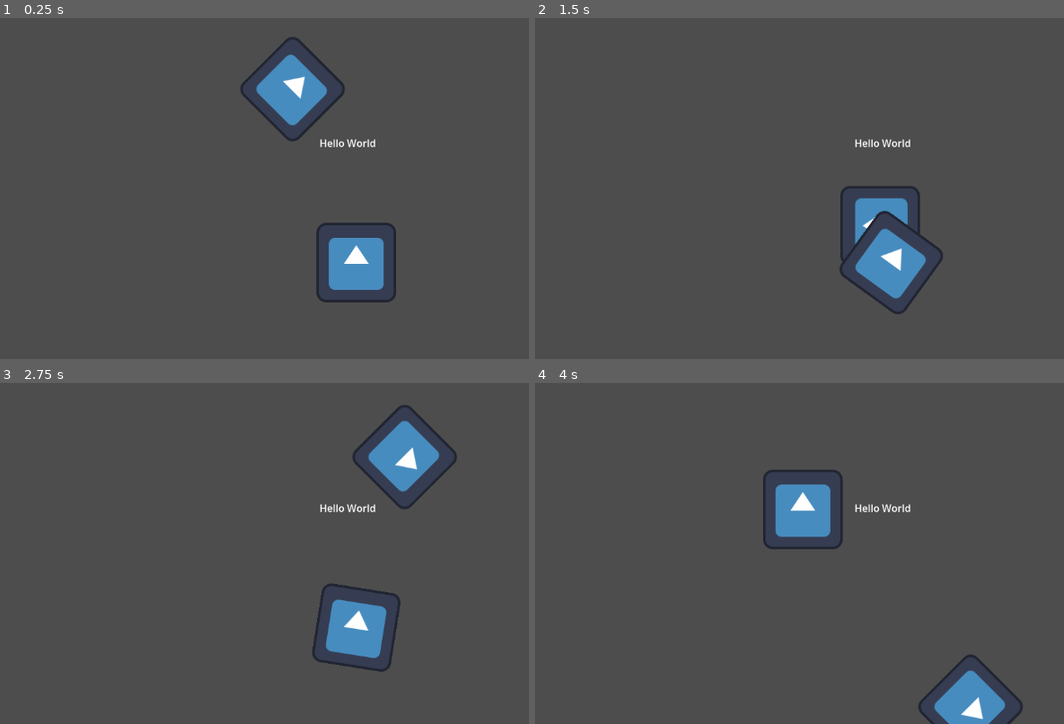
Above: before the commit, frames 1-4 (two rows, left to right).
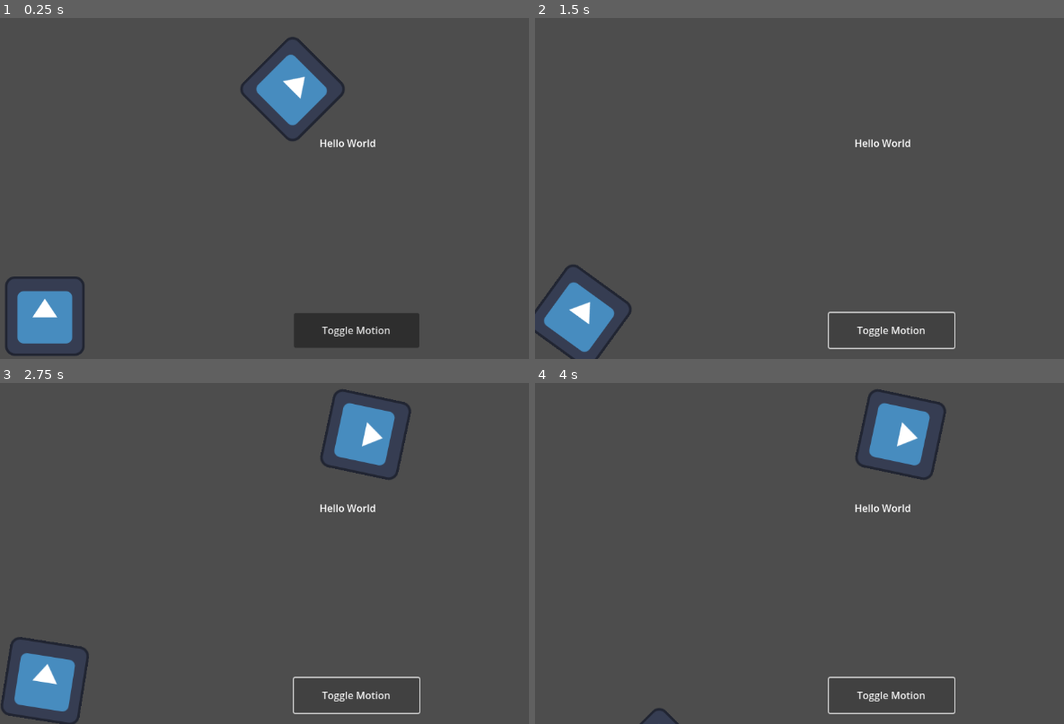
Above: after the commit, the same moments.

Repository: updatefrontal/learn
Game: Godot game, scene res://main.tscn
Same seed, same stepped clock (60 frames per second), same inputs: the game is played once before the commit and once after it. This scene is started directly instead of the project's main scene. The engine's default icon, where the game draws it, is replaced by a stand-in: a white triangle on a blue panel in a dark square.
Inputs (mouse positions are in pixels of both pictures, inside the frame that each line leads up to):
- Up to frame 1 (0.25 s): no input
- Up to frame 2 (1.5 s): click (889, 331) at 0.5 s, where only the run after the commit has a clickable "Toggle Motion"; hold Right (ui_right) from 1.28 s (still down)
- Up to frame 3 (2.75 s): release Right (ui_right) at 2.03 s; hold Left (ui_left) from 2.03 s (still down)
- Up to frame 4 (4 s): release Left (ui_left) at 2.78 s; hold Right (ui_right) 2.78-3.53 s; hold Up (ui_up) from 3.53 s (still down)

The runs differ from the first frame. In frame 1, 6.4% of the frame differs, in the area x 1-80%, y 60-100%; in frame 2, 5.5%; in frame 3, 8.1%, in the area x 0-87%, y 1-100%; in frame 4, 6.3%.

Commit message:
Finish Step-By-Step

Diff:
--- a/godot/godot-docs-project/main.tscn
+++ b/godot/godot-docs-project/main.tscn
@@ -14,7 +14,19 @@
 texture = ExtResource("2_h2yge")
 script = ExtResource("3_1bvp3")
 
+[node name="Sprite2DTimer" type="Timer" parent="Sprite2D"]
+autostart = true
+
 [node name="Sprite2D2" type="Sprite2D" parent="."]
-position = Vector2(572, 493)
+position = Vector2(72, 579)
 texture = ExtResource("2_h2yge")
 script = ExtResource("4_1bvp3")
+
+[node name="Button" type="Button" parent="."]
+offset_left = 472.0
+offset_top = 574.0
+offset_right = 673.0
+offset_bottom = 630.0
+text = "Toggle Motion"
+
+[connection signal="pressed" from="Button" to="Sprite2D" method="_on_button_pressed"]
--- a/godot/godot-docs-project/sprite_2d.gd
+++ b/godot/godot-docs-project/sprite_2d.gd
@@ -9,3 +9,14 @@
 
 	var velocity = Vector2.UP.rotated(rotation) * speed
 	position += velocity * delta
+
+
+func _on_button_pressed() -> void:
+	set_process(not is_processing())
+
+func _ready():
+	var timer = get_node("Sprite2DTimer")
+	timer.timeout.connect(_on_timer_timeout)
+
+func _on_timer_timeout():
+	visible = not visible
Not shown, changed: gdscript/README.md
Not shown, changed: godot/README.md
